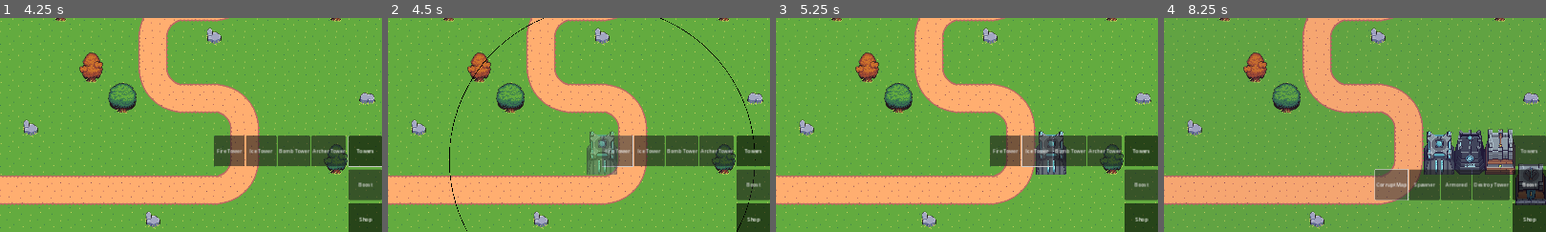
Above: before the commit, frames 1-4 (left to right).
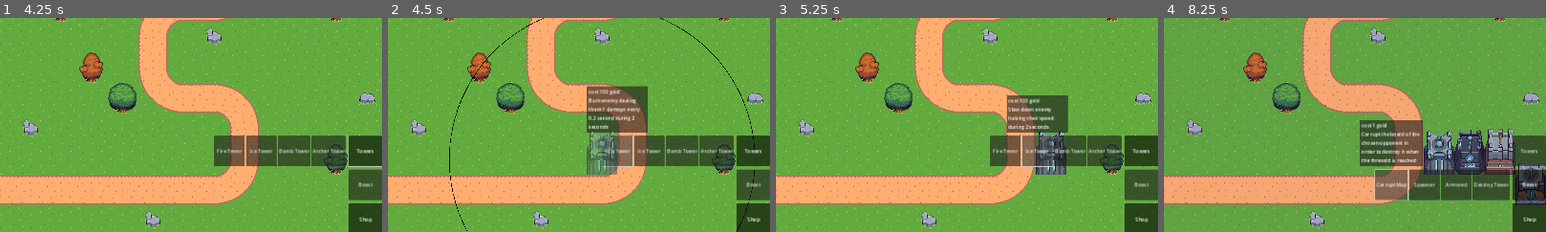
Above: after the commit, the same moments.

Repository: m-conti/melonjam2023
Game: Godot game, scene res://game.tscn
Same seed, same stepped clock (60 frames per second), same inputs: the game is played once before the commit and once after it.
Inputs (mouse positions are % of the whole screen's width and height, from its top left):
- Up to frame 1 (4.25 s): click (48, 47) at 0.52 s; type "Alex" at 0.6 s; click "Host" at 1.25 s; click "START!" at 2 s; click "Shop" at 2.75 s; click "Towers" at 3.5 s
- Up to frame 2 (4.5 s): click "Fire Tower" at 4.25 s
- Up to frame 3 (5.25 s): click "Ice Tower" at 5 s
- Up to frame 4 (8.25 s): click "Bomb Tower" at 5.75 s; click "Archer Tower" at 6.5 s; click "Boost" at 7.25 s; click "Corrupt Map" at 8 s
The pictures show only the part of the screen within x 50-100%, y 49-99%; the shares and areas given below are measured in that part.

Frame 1 is identical in both runs. In frame 2, 3.5% of the frame differs, in the area x 52-68%, y 31-54%; in frame 3, 2.8%; in frame 4, 3.5%, in the area x 51-68%, y 47-70%.

Commit message:
desc

Diff:
--- a/Entities/Tower.gd
+++ b/Entities/Tower.gd
@@ -98,3 +98,6 @@
 func place_on_map(pos: Vector2i):
 	has_been_placed.emit(pos)
 	timer.start(attack_cooldown)
+
+func get_info() -> String:
+	return str(attacking_type)
--- a/HUD/Buttons/ButtonShop.gd
+++ b/HUD/Buttons/ButtonShop.gd
@@ -3,6 +3,8 @@
 
 @export var cost: int = 100
 @export_enum("gold", "corruption") var unit_cost = "gold"
+var shop_info: PackedScene = load("res://HUD/Buttons/ShopInfo.tscn")
+var infos: PanelContainer
 
 var map: Map:
 	get: return GameState.game.displayed_map
@@ -19,8 +21,22 @@
 
 func _ready():
 	pressed.connect(_on_pressed)
+	mouse_entered.connect(_on_mouse_entered)
+	mouse_exited.connect(_on_mouse_exited)
 
 func can_be_purchase() -> bool:
 	if unit_cost == "gold": return PlayerState.has_enought_gold(cost)
 	if unit_cost == "corruption": return PlayerState.has_enought_corruption(cost)
 	return false
+
+func get_info() -> String:
+	return "cost %d %s\n%s" % [cost, unit_cost, editor_description]
+
+func _on_mouse_entered():
+	infos = shop_info.instantiate()
+	infos.get_node("MarginContainer/Label").text = get_info()
+
+	add_child(infos)
+
+func _on_mouse_exited():
+	infos.queue_free()
--- /dev/null
+++ b/HUD/Buttons/ShopInfo.tscn
@@ -0,0 +1,21 @@
+[gd_scene format=3 uid="uid://dqe04fgx4qbg0"]
+
+[node name="ShopInfo" type="PanelContainer"]
+anchors_preset = -1
+anchor_right = 1.0
+offset_left = -50.0
+offset_right = 50.0
+offset_bottom = -10.0
+grow_vertical = 0
+size_flags_horizontal = 3
+
+[node name="MarginContainer" type="MarginContainer" parent="."]
+layout_mode = 2
+theme_override_constants/margin_left = 5
+theme_override_constants/margin_top = 5
+theme_override_constants/margin_right = 5
+theme_override_constants/margin_bottom = 5
+
+[node name="Label" type="Label" parent="MarginContainer"]
+layout_mode = 2
+autowrap_mode = 3
--- a/HUD/HUDPlayer.tscn
+++ b/HUD/HUDPlayer.tscn
@@ -78,6 +78,7 @@
 grow_horizontal = 0
 
 [node name="Fire Tower" type="Button" parent="Shop/BoxContainer/Towers/BoxContainer"]
+editor_description = "Burn enemy dealing them 1 damage every 0.2 second during 2 seconds"
 custom_minimum_size = Vector2(100, 2.08165e-12)
 layout_mode = 2
 size_flags_vertical = 3
@@ -86,6 +87,7 @@
 instance = ExtResource("5_3oa8o")
 
 [node name="Ice Tower" type="Button" parent="Shop/BoxContainer/Towers/BoxContainer"]
+editor_description = "Slow down enemy halving their speed during 2 seconds"
 custom_minimum_size = Vector2(100, 2.08165e-12)
 layout_mode = 2
 size_flags_vertical = 3
@@ -94,6 +96,7 @@
 instance = ExtResource("6_blmo6")
 
 [node name="Bomb Tower" type="Button" parent="Shop/BoxContainer/Towers/BoxContainer"]
+editor_description = "Damage ground enemy in zone dealing them 2 damage every second"
 custom_minimum_size = Vector2(100, 2.08165e-12)
 layout_mode = 2
 size_flags_vertical = 3
@@ -102,6 +105,7 @@
 instance = ExtResource("7_r5s8x")
 
 [node name="Archer Tower" type="Button" parent="Shop/BoxContainer/Towers/BoxContainer"]
+editor_description = "Deal 2 damage every 0.2 second"
 custom_minimum_size = Vector2(100, 2.08165e-12)
 layout_mode = 2
 size_flags_vertical = 3
@@ -128,12 +132,14 @@
 grow_horizontal = 0
 
 [node name="CorruptButton" type="Button" parent="Shop/BoxContainer/Boost/BoxContainer"]
+editor_description = "Corrupt the board of the chosen opponent in order to destroy it when the thresold is reached"
 layout_mode = 2
 text = "Corrupt Map"
 script = ExtResource("9_vvmi7")
 cost = 1
 
 [node name="Spawner" type="Button" parent="Shop/BoxContainer/Boost/BoxContainer"]
+editor_description = "Place it under the enemy ground to split the waves"
 custom_minimum_size = Vector2(100, 2.08165e-12)
 layout_mode = 2
 size_flags_vertical = 3
@@ -142,6 +148,7 @@
 instance = ExtResource("10_xjqej")
 
 [node name="Armored" type="Button" parent="Shop/BoxContainer/Boost/BoxContainer"]
+editor_description = "Reinforce the enemies monsters and slow them down"
 custom_minimum_size = Vector2(100, 2.08165e-12)
 layout_mode = 2
 size_flags_vertical = 3
@@ -149,6 +156,7 @@
 script = ExtResource("11_nt6n7")
 
 [node name="DestroyButton" type="Button" parent="Shop/BoxContainer/Boost/BoxContainer"]
+editor_description = "Destroy an enemy tower"
 layout_mode = 2
 text = "Destroy Tower"
 script = ExtResource("12_msho1")
--- a/Towers/BombTower.tscn
+++ b/Towers/BombTower.tscn
@@ -29,8 +29,7 @@
 [node name="tower" instance=ExtResource("1_hup7y")]
 script = ExtResource("2_g047q")
 damage_radius = 1000.0
-damage = 100
-price = null
+damage = 2
 damage_animation = ExtResource("3_50q6j")
 
 [node name="BaseSprite" parent="." index="0"]
